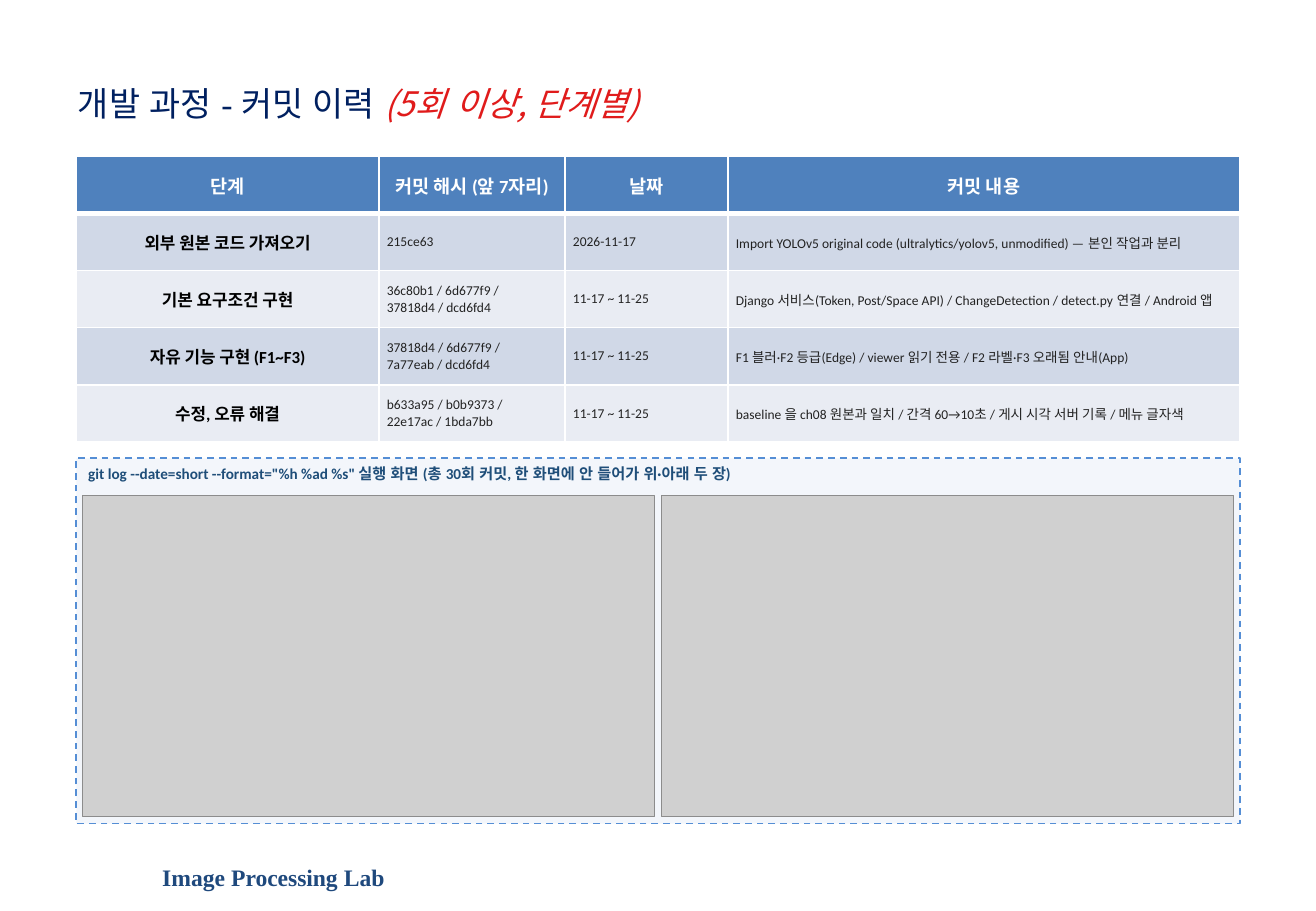
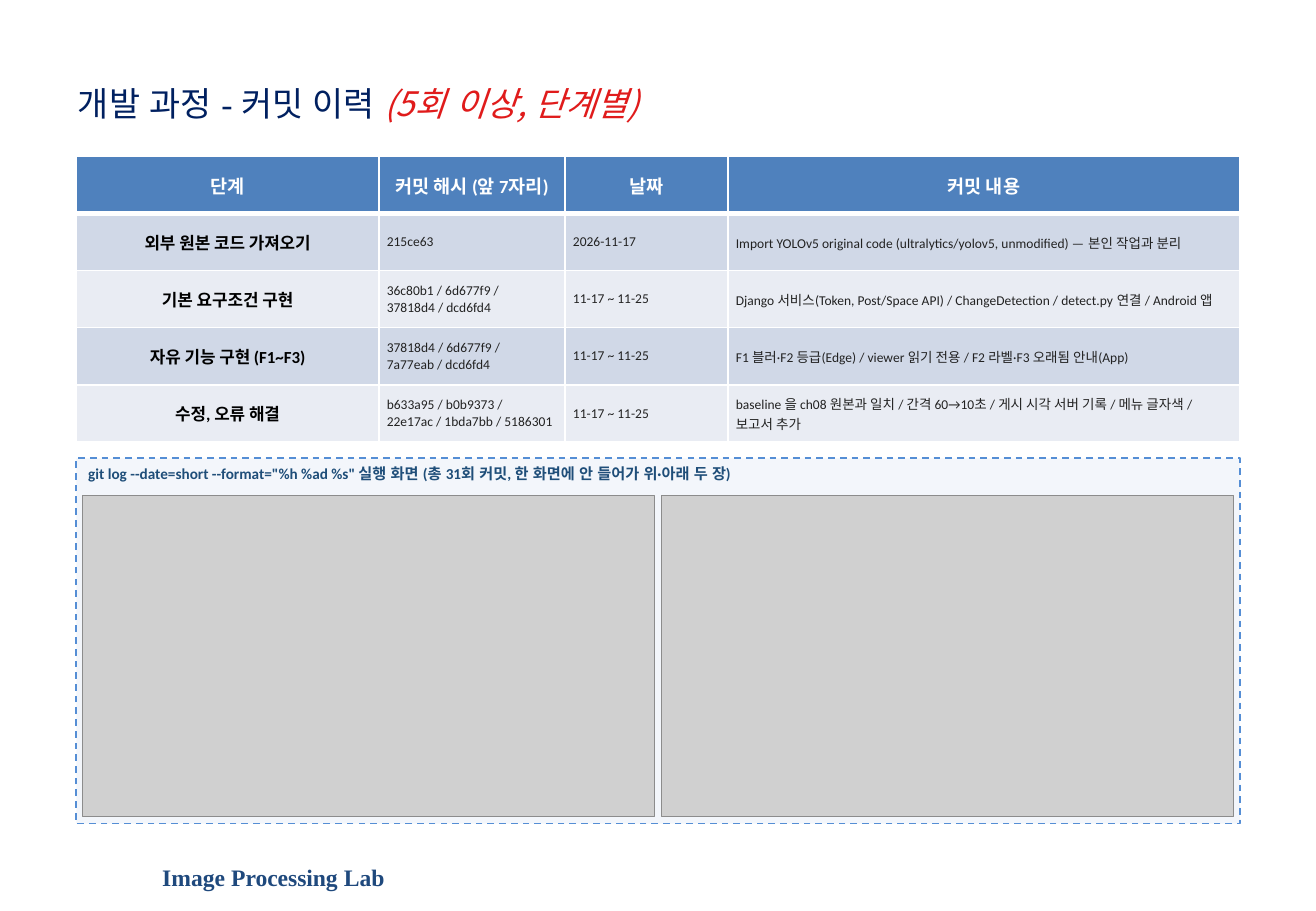
Before and after one commit to 0733-Y/mobile-web-finalterm, a slide deck: slide 22 of FinalTerm 보고서.pptx. Drawn at 1316x911 pixels with LibreOffice and Linux fonts; fonts in the diff are those of the drawing; grey boxes stand for pictures; background and template pictures are left out. Boxes give left, top, right and bottom in pixels: in the first picture for what was removed or moved away, otherwise in the second. Text is boxed around its words. In the diff, an @@ line names an element or a change of style, - is before the commit and + after.

```diff
--- a/FinalTerm 보고서.pptx
+++ b/FinalTerm 보고서.pptx
@@ table at [77, 157, 1241, 436] @@
-row 5, column 2: b633a95 / b0b9373 / 22e17ac / 1bda7bb
+row 5, column 2: b633a95 / b0b9373 / 22e17ac / 1bda7bb / 5186301
-row 5, column 4: baseline 을 ch08 원본과 일치 / 간격 60→10초 / 게시 시각 서버 기록 / 메뉴 글자색
+row 5, column 4: baseline 을 ch08 원본과 일치 / 간격 60→10초 / 게시 시각 서버 기록 / 메뉴 글자색 / 보고서 추가
@@ text in rectangle at [88, 466, 731, 482]: text changed @@
-git log --date=short --format="%h %ad %s" 실행 화면 (총 30회 커밋, 한 화면에 안 들어가 위·아래 두 장)
+git log --date=short --format="%h %ad %s" 실행 화면 (총 31회 커밋, 한 화면에 안 들어가 위·아래 두 장)
```
Also in this commit, not shown: 3 other slides changed.
